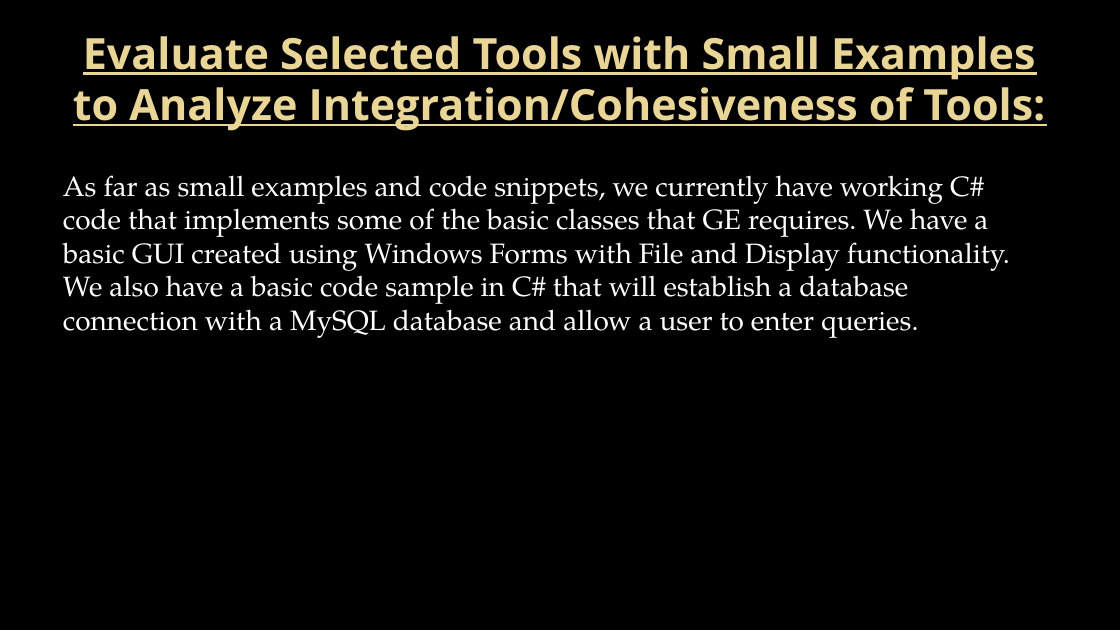
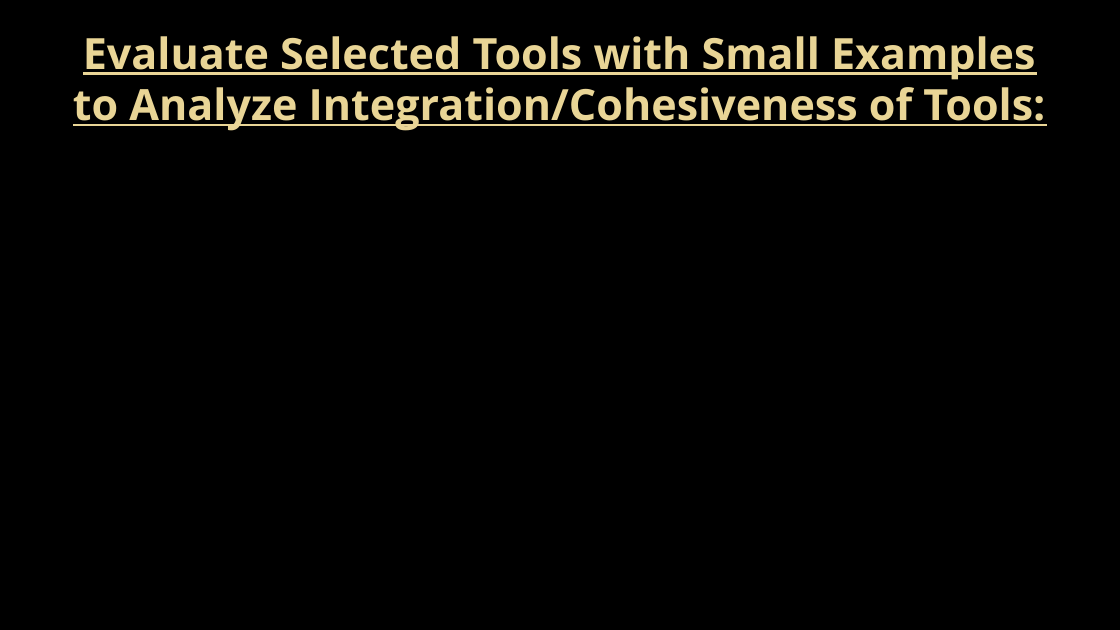
Before and after one commit to Topgun122104/SeniorProj, a slide deck: slide 9 of Documents/Presentations/Milestone 2 presentation.pptx (slide 10 before the commit). Drawn at 1120x630 pixels with LibreOffice and Linux fonts; fonts in the diff are those of the drawing; background and template pictures are left out. Boxes give left, top, right and bottom in pixels: in the first picture for what was removed or moved away, otherwise in the second. Text is boxed around its words. In the diff, an @@ line names an element or a change of style, - is before the commit and + after.

```diff
--- a/Documents/Presentations/Milestone 2 presentation.pptx
+++ b/Documents/Presentations/Milestone 2 presentation.pptx
@@ text removed at <box>63,175,1010,338</box> @@
-As far as small examples and code snippets, we currently have working C# code that implements some of the basic classes that GE requires. We have a basic GUI created using Windows Forms with File and Display functionality. We also have a basic code sample in C# that will establish a database connection with a MySQL database and allow a user to enter queries.
```
Also in this commit, not shown: 8 other slides changed, 3 slides added, 4 slides removed.
